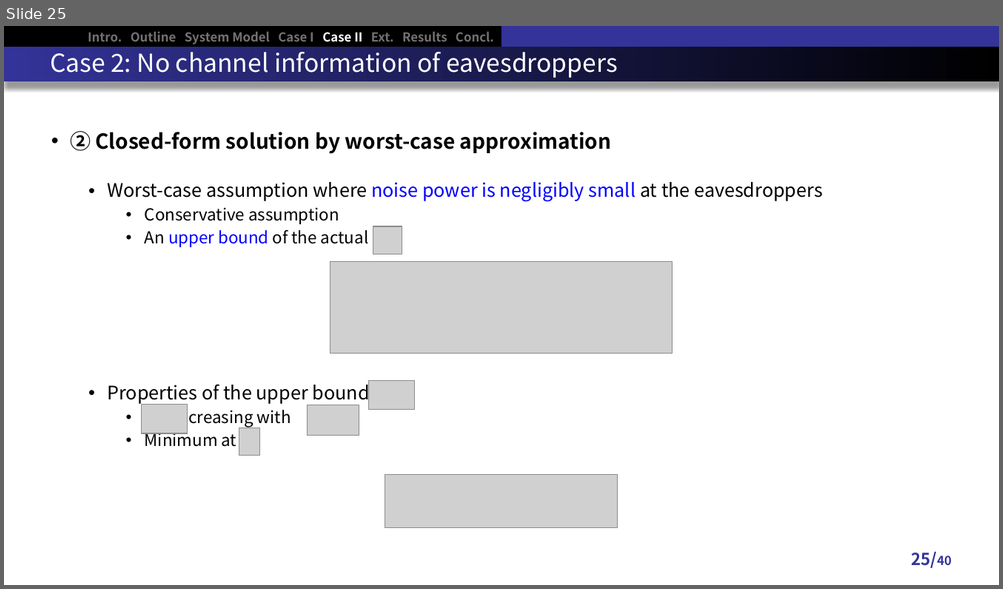
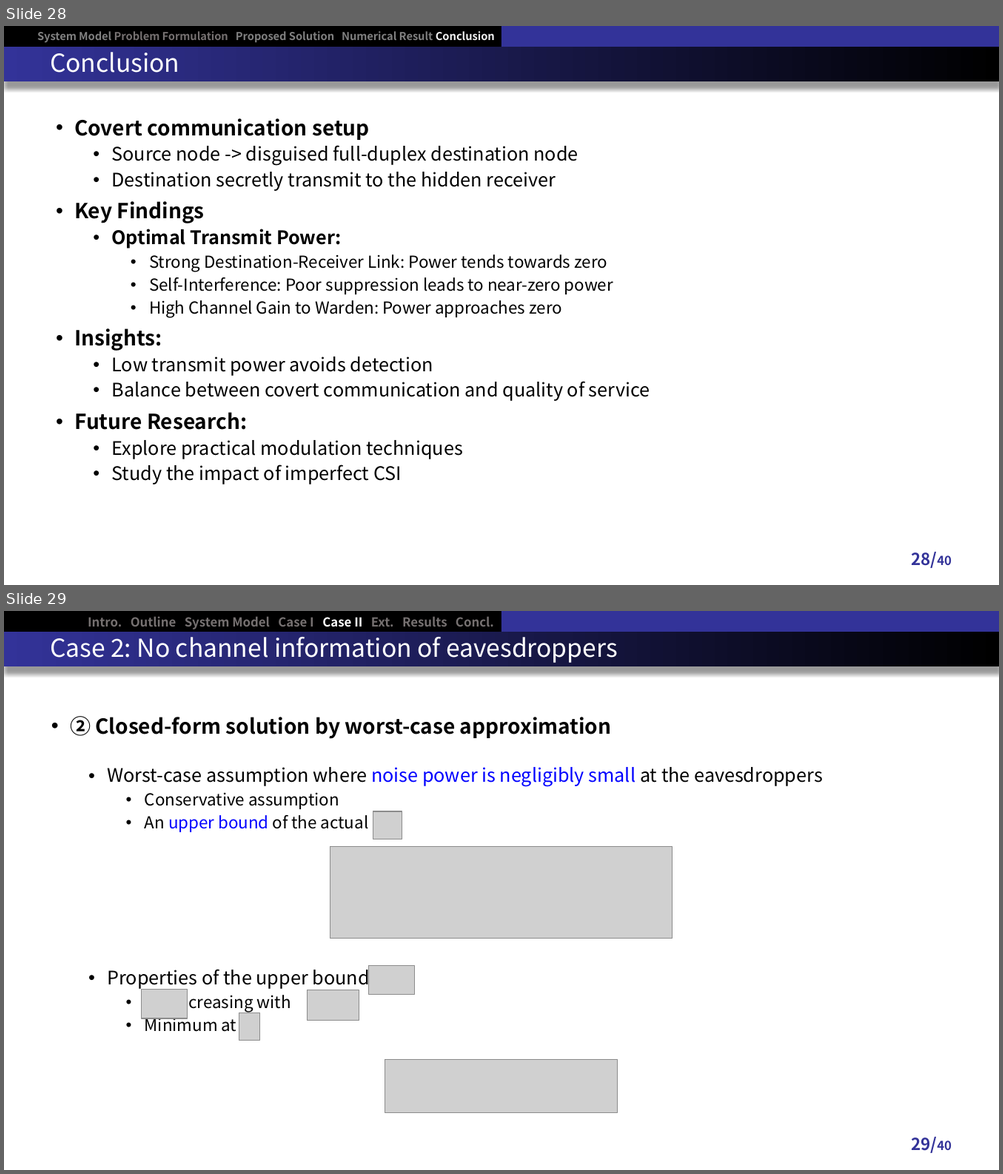
Before and after one commit to RefatHanbat/Presentation-of-SDM, a slide deck: New Problem/Thesis Defense slide.pptx. Shown one above the other, each under a label of ours: slide 25 before the commit, slides 28 and 29 after it. The pictures are 1003x589 and 1003x1174 pixels, drawn with LibreOffice and Linux fonts; fonts in the diff are those of the drawing; grey boxes stand for pictures. Boxes give left, top, right and bottom in pixels: in the first picture for what was removed or moved away, otherwise in the second. Text is boxed around its words. In the diff, an @@ line names an element or a change of style, - is before the commit and + after.

```diff
--- a/New Problem/Thesis Defense slide.pptx
+++ b/New Problem/Thesis Defense slide.pptx
@@ slide 28 added at (x1=4, y1=26, x2=999, y2=585), background #FFFFFF; not listed: 3 template elements that a slide beside it also shows @@
@@ text added at (x1=37, y1=31, x2=495, y2=42), 10.5 pt, text #808080, bold @@
+System Model Problem Formulation Proposed Solution Numerical Result Conclusion
@@ title added at (x1=50, y1=46, x2=179, y2=73), 24 pt, text #FFFFFF @@
+Conclusion
@@ text added at (x1=74, y1=118, x2=650, y2=485), 18 pt, text #000000 @@
+• Covert communication setup
+  • Source node -> disguised full-duplex destination node
+  • Destination secretly transmit to the hidden receiver
+• Key Findings
+  • Optimal Transmit Power:
+    • Strong Destination-Receiver Link: Power tends towards zero
+    • Self-Interference: Poor suppression leads to near-zero power
+    • High Channel Gain to Warden: Power approaches zero
+• Insights:
+  • Low transmit power avoids detection
+  • Balance between covert communication and quality of service
+• Future Research:
+  • Explore practical modulation techniques
+  • Study the impact of imperfect CSI
@@ page number added at (x1=910, y1=552, x2=951, y2=568), 16 pt, text #333399, bold @@
+28/40
@@ what was slide 25 is now slide 29 @@
@@ page number at (x1=910, y1=1137, x2=951, y2=1153): text changed @@
-25/40
+29/40
```
Also in this commit, not shown: 3 slides changed, 3 other slides added, 3 other files.
